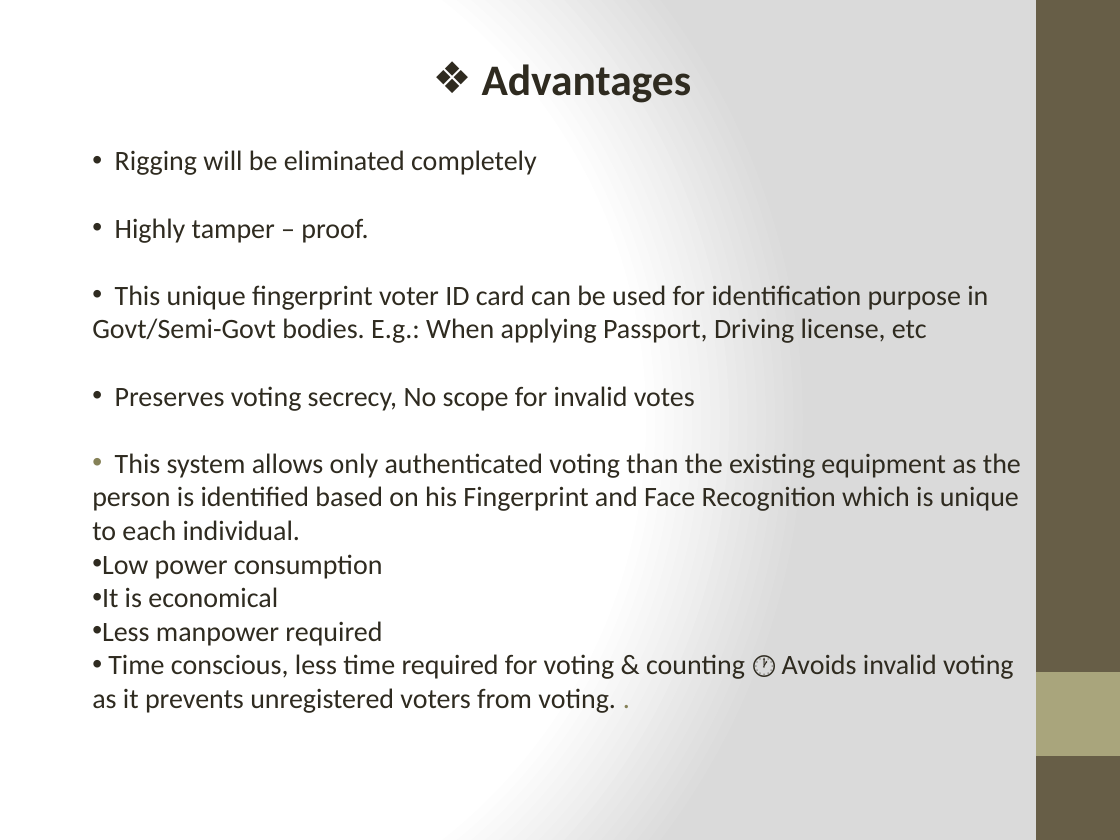
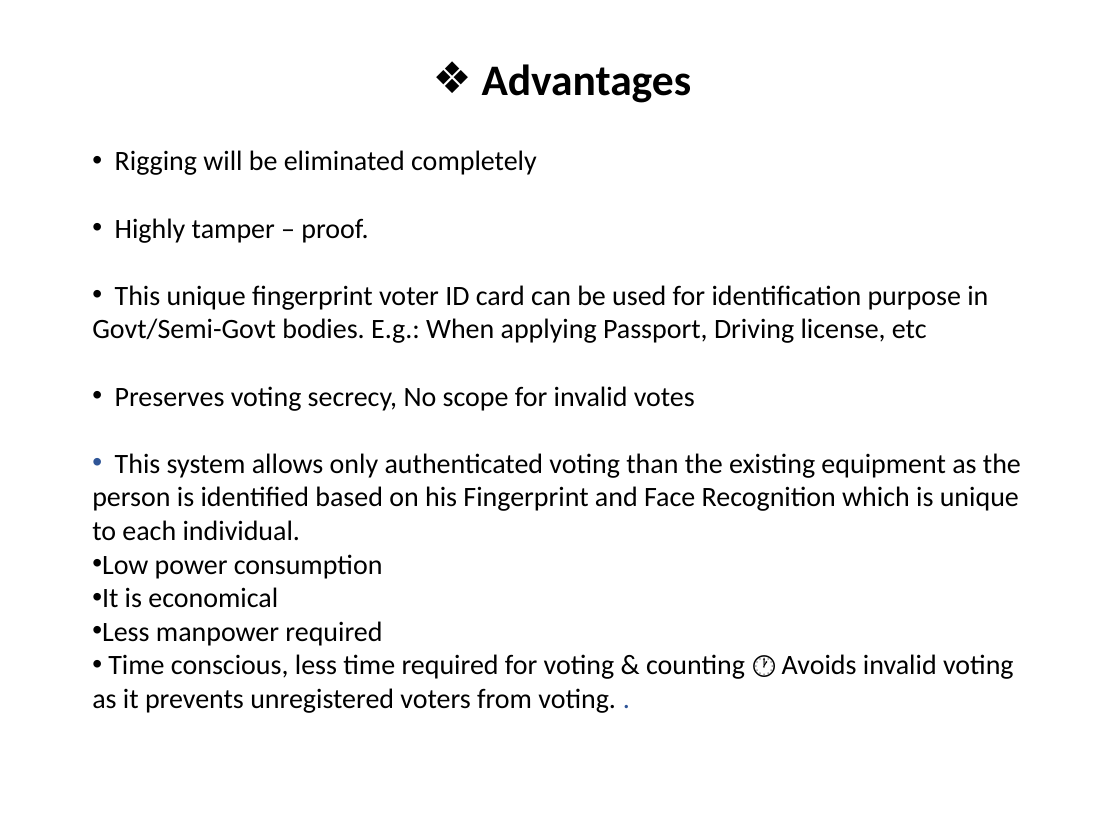
Before and after one commit to Humanpredator/Dream-Epic, a slide deck: slide 16 of Project Center/PPT/PPT.pptx. Drawn at 1120x840 pixels with LibreOffice and Linux fonts; fonts in the diff are those of the drawing. Boxes give left, top, right and bottom in pixels: in the first picture for what was removed or moved away, otherwise in the second. Text is boxed around its words. In the diff, an @@ line names an element or a change of style, - is before the commit and + after.

```diff
--- a/Project Center/PPT/PPT.pptx
+++ b/Project Center/PPT/PPT.pptx
@@ background gradient #FFFFFF to #DADADA to #FFFFFF @@
@@ rectangle removed at (1036, 0, 1120, 840) @@
@@ text "Advantages" at (482, 64, 692, 103): text colour #2F2B20 to #000000 @@
@@ text "Rigging will be eliminated completely" at (92, 150, 1021, 713): text colour #2F2B20 to #000000; text colour #858157 to #2F5597 in "." @@
@@ rectangle removed at (1036, 672, 1120, 756) @@
```
Also in this commit, not shown: 15 other slides changed, 1 slide added, 1 slide removed, 3 other files.
